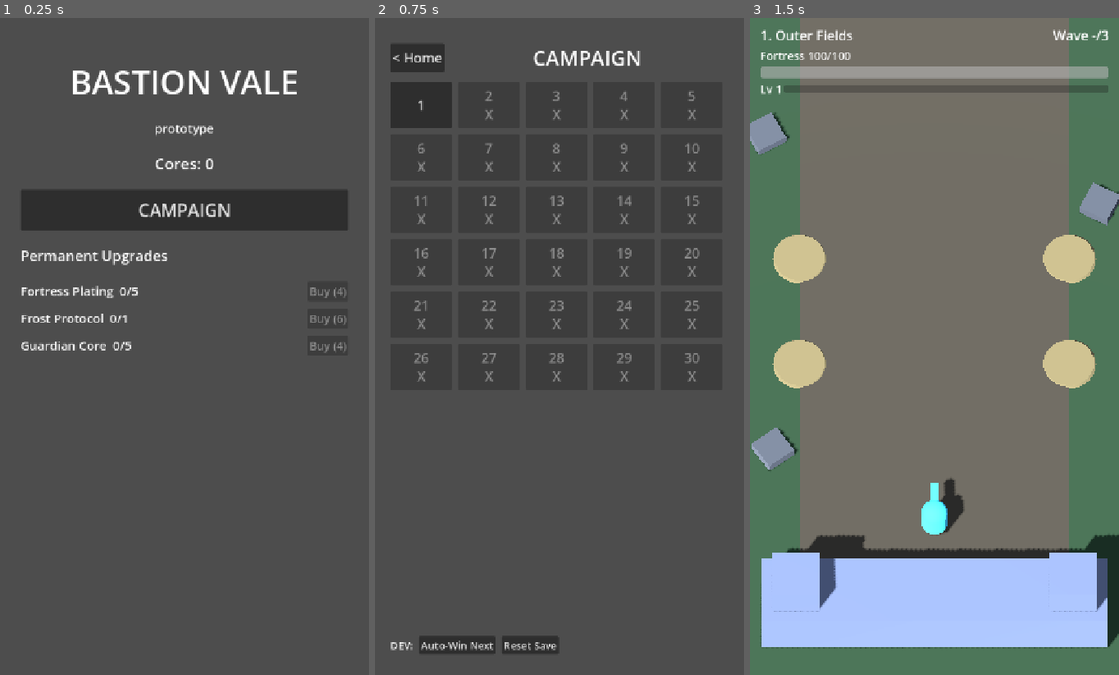
Above: before the commit, frames 1-3 (left to right).
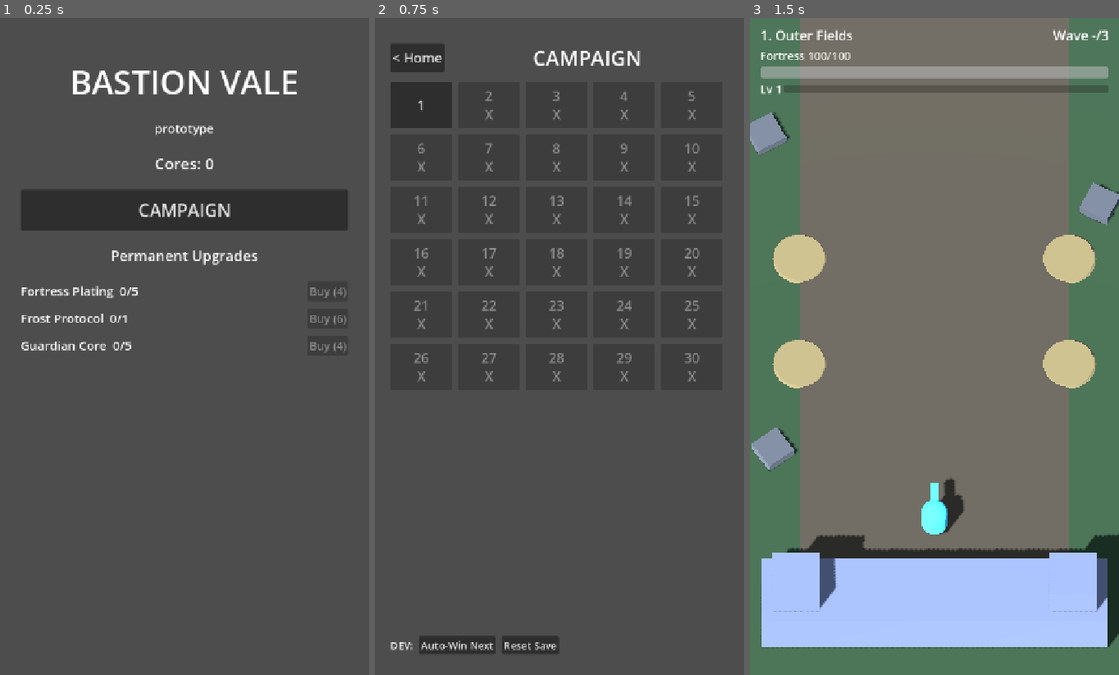
Above: after the commit, the same moments.

Repository: solarisproduction/ACIDBLOOD
Game: Godot game, scene res://shell/home.tscn
Same seed, same stepped clock (60 frames per second), same inputs: the game is played once before the commit and once after it.
Inputs:
- Up to frame 1 (0.25 s): no input
- Up to frame 2 (0.75 s): click "CAMPAIGN" at 0.5 s
- Up to frame 3 (1.5 s): click "1" at 1.25 s

The runs differ from the first frame. In frame 1, 0.6% of the frame differs, in the area x 5-70%, y 35-38%; in frame 2, nothing differs; in frame 3, nothing differs.

Commit message:
Upload inicial do protótipo TD Game System

Diff:
--- a/data/cards/bastion_core.tres
+++ b/data/cards/bastion_core.tres
@@ -1,21 +1,17 @@
-[gd_resource type="Resource" script_class="CardData" load_steps=5 format=3]
+[gd_resource type="Resource" script_class="CardData" format=3 uid="uid://c76wnuoeywpnd"]
 
-[ext_resource type="Script" path="res://data/types/card_data.gd" id="1"]
-[ext_resource type="Script" path="res://data/types/card_effect.gd" id="2"]
+[ext_resource type="Script" uid="uid://cvnuvsxm7juu6" path="res://data/types/card_data.gd" id="1"]
+[ext_resource type="Script" uid="uid://d3ju3ttlsrudf" path="res://data/types/card_effect.gd" id="2"]
 
 [sub_resource type="Resource" id="eff1"]
 script = ExtResource("2")
-op = 0
 stat = &"fortress.max_hp"
 value = 30.0
-target = &""
 
 [sub_resource type="Resource" id="eff2"]
 script = ExtResource("2")
 op = 3
-stat = &""
 value = 30.0
-target = &""
 
 [resource]
 script = ExtResource("1")
@@ -23,6 +19,5 @@
 title = "Bastion Core"
 description = "Fortress max HP +30 and restores 30 HP. Incompatible with Overload Core."
 weight = 5.0
-max_stacks = 1
 excludes = Array[StringName]([&"overload_core"])
 effects = Array[ExtResource("2")]([SubResource("eff1"), SubResource("eff2")])
--- a/project.godot
+++ b/project.godot
@@ -1,4 +1,11 @@
 ; Engine configuration file.
+; It's best edited using the editor UI and not directly,
+; since the parameters that go here are not all obvious.
+;
+; Format:
+;   [section] ; section goes between []
+;   param=value ; assign values to parameters
+
 config_version=5
 
 [application]
@@ -17,15 +24,9 @@
 window/size/viewport_height=1280
 window/size/window_width_override=540
 window/size/window_height_override=960
+window/stretch/mode="canvas_items"
 window/handheld/orientation=1
-window/stretch/mode="canvas_items"
-window/stretch/aspect="keep"
-
-[physics]
-
-common/physics_ticks_per_second=60
 
 [rendering]
 
 renderer/rendering_method="mobile"
-renderer/rendering_method.mobile="mobile"
--- a/shell/home.tscn
+++ b/shell/home.tscn
@@ -1,8 +1,8 @@
-[gd_scene load_steps=2 format=3]
+[gd_scene format=3 uid="uid://b2cas7iyy5eq8"]
 
-[ext_resource type="Script" path="res://shell/home.gd" id="1"]
+[ext_resource type="Script" uid="uid://bffspq5lfefdw" path="res://shell/home.gd" id="1"]
 
-[node name="Home" type="Control"]
+[node name="Home" type="Control" unique_id=493488475]
 layout_mode = 3
 anchors_preset = 15
 anchor_right = 1.0
@@ -11,7 +11,7 @@
 grow_vertical = 2
 script = ExtResource("1")
 
-[node name="Margin" type="MarginContainer" parent="."]
+[node name="Margin" type="MarginContainer" parent="." unique_id=1681097848]
 layout_mode = 1
 anchors_preset = 15
 anchor_right = 1.0
@@ -23,42 +23,43 @@
 theme_override_constants/margin_right = 40
 theme_override_constants/margin_bottom = 60
 
-[node name="VBox" type="VBoxContainer" parent="Margin"]
+[node name="VBox" type="VBoxContainer" parent="Margin" unique_id=2112493949]
 layout_mode = 2
 theme_override_constants/separation = 30
 
-[node name="Title" type="Label" parent="Margin/VBox"]
+[node name="Title" type="Label" parent="Margin/VBox" unique_id=2104335815]
 layout_mode = 2
 theme_override_font_sizes/font_size = 64
+text = "BASTION VALE"
 horizontal_alignment = 1
-text = "BASTION VALE"
 
-[node name="Subtitle" type="Label" parent="Margin/VBox"]
+[node name="Subtitle" type="Label" parent="Margin/VBox" unique_id=647317461]
 layout_mode = 2
 theme_override_font_sizes/font_size = 24
+text = "prototype"
 horizontal_alignment = 1
-text = "prototype"
 
-[node name="CoresLabel" type="Label" parent="Margin/VBox"]
+[node name="CoresLabel" type="Label" parent="Margin/VBox" unique_id=1168308482]
 unique_name_in_owner = true
 layout_mode = 2
 theme_override_font_sizes/font_size = 30
+text = "Cores: 0"
 horizontal_alignment = 1
-text = "Cores: 0"
 
-[node name="PlayButton" type="Button" parent="Margin/VBox"]
+[node name="PlayButton" type="Button" parent="Margin/VBox" unique_id=547343029]
 unique_name_in_owner = true
+custom_minimum_size = Vector2(0, 80)
 layout_mode = 2
-custom_minimum_size = Vector2(0, 80)
 theme_override_font_sizes/font_size = 34
 text = "CAMPAIGN"
 
-[node name="UpgradesTitle" type="Label" parent="Margin/VBox"]
+[node name="UpgradesTitle" type="Label" parent="Margin/VBox" unique_id=667141049]
 layout_mode = 2
 theme_override_font_sizes/font_size = 28
 text = "Permanent Upgrades"
+horizontal_alignment = 1
 
-[node name="UpgradesBox" type="VBoxContainer" parent="Margin/VBox"]
+[node name="UpgradesBox" type="VBoxContainer" parent="Margin/VBox" unique_id=1864522262]
 unique_name_in_owner = true
 layout_mode = 2
 theme_override_constants/separation = 14
Not shown, added: .claude/settings.local.json
Not shown, changed: .gitignore
Not shown, added: tools/run_safe.sh
